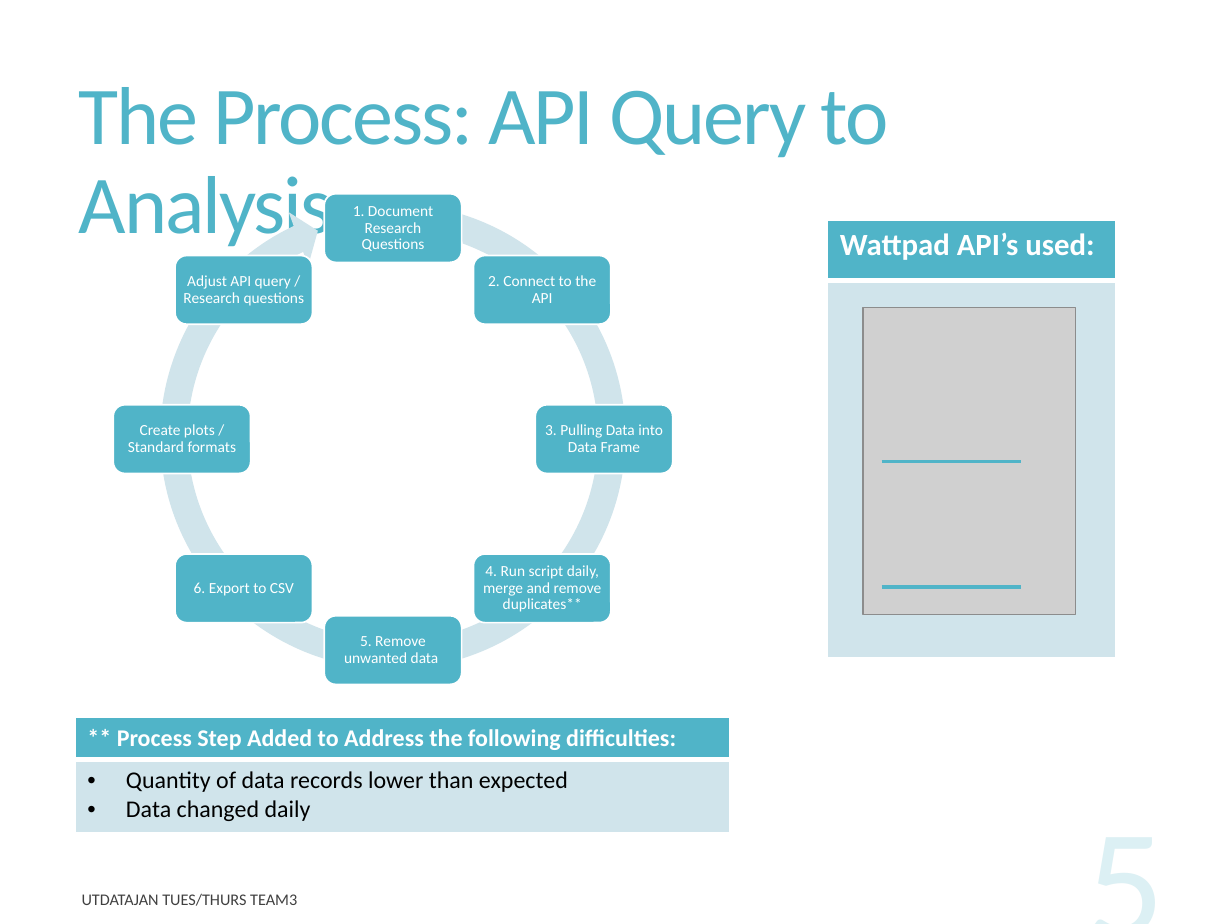
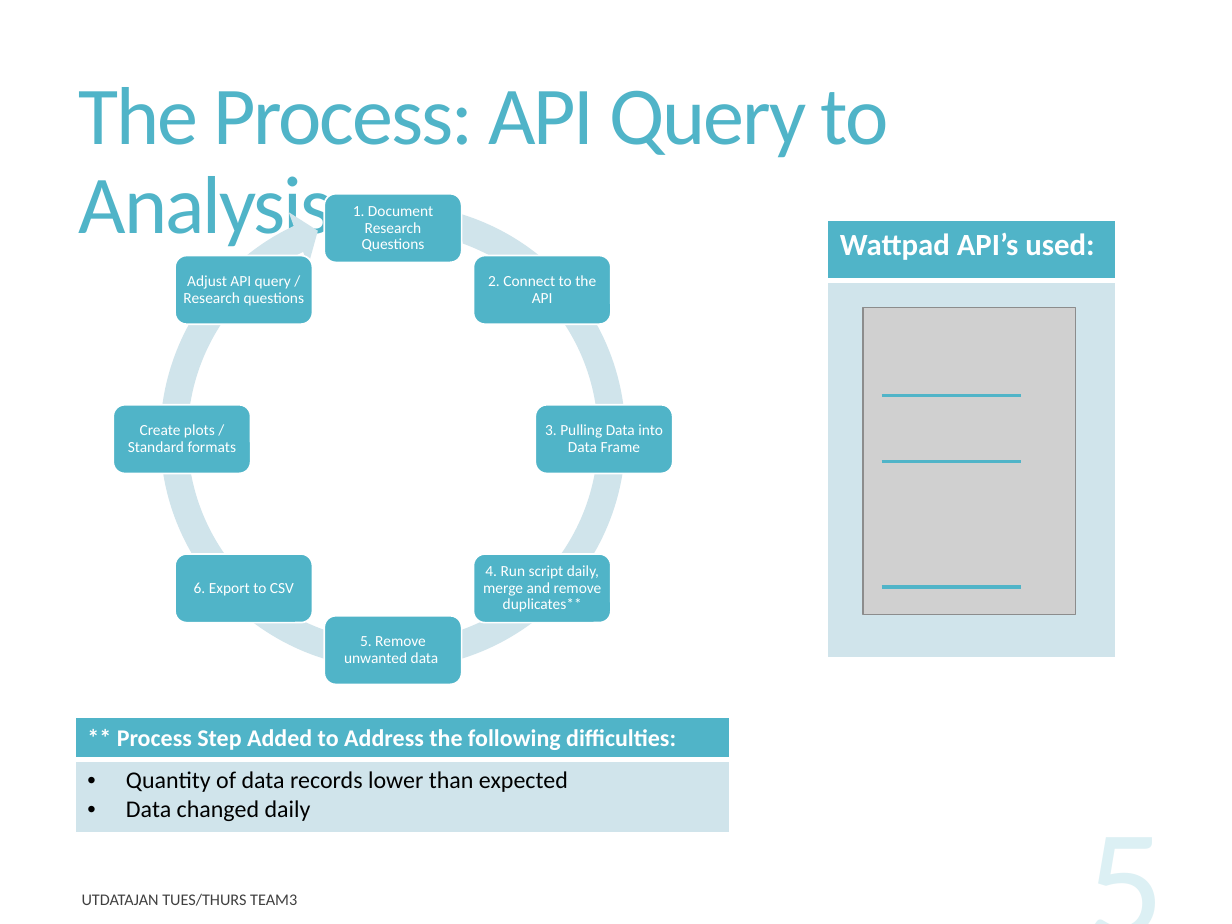
Before and after one commit to rupalimayekar/ProjectWattpad, a slide deck: slide 5 of WattpadPrez.pptx. Drawn at 1232x924 pixels with LibreOffice and Linux fonts; fonts in the diff are those of the drawing; grey boxes stand for pictures. Boxes give left, top, right and bottom in pixels: in the first picture for what was removed or moved away, otherwise in the second. Text is boxed around its words. In the diff, an @@ line names an element or a change of style, - is before the commit and + after.

```diff
--- a/WattpadPrez.pptx
+++ b/WattpadPrez.pptx
@@ line added from (882, 395) to (1021, 395), #50B4C8 2 pt @@
```
Also in this commit, not shown: 2 other slides changed.
